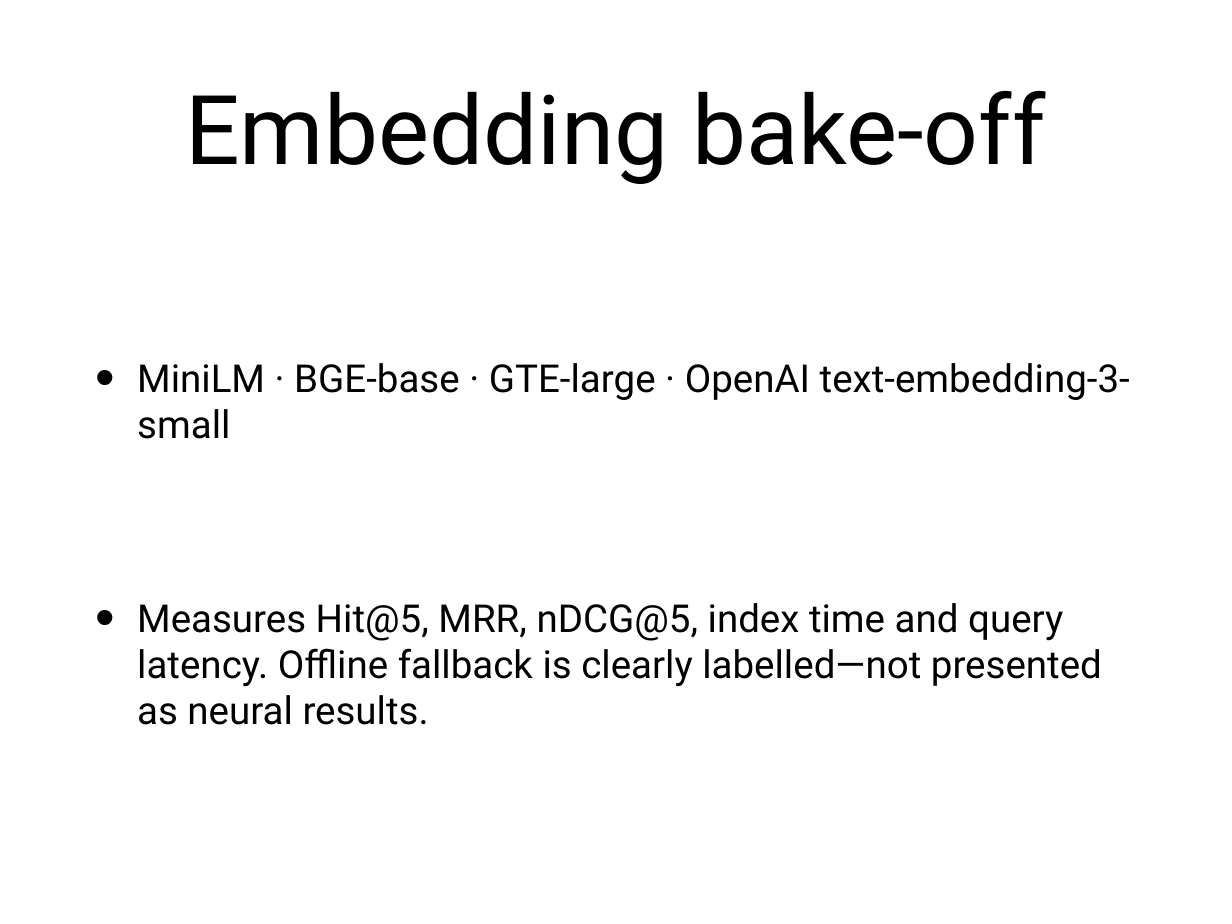
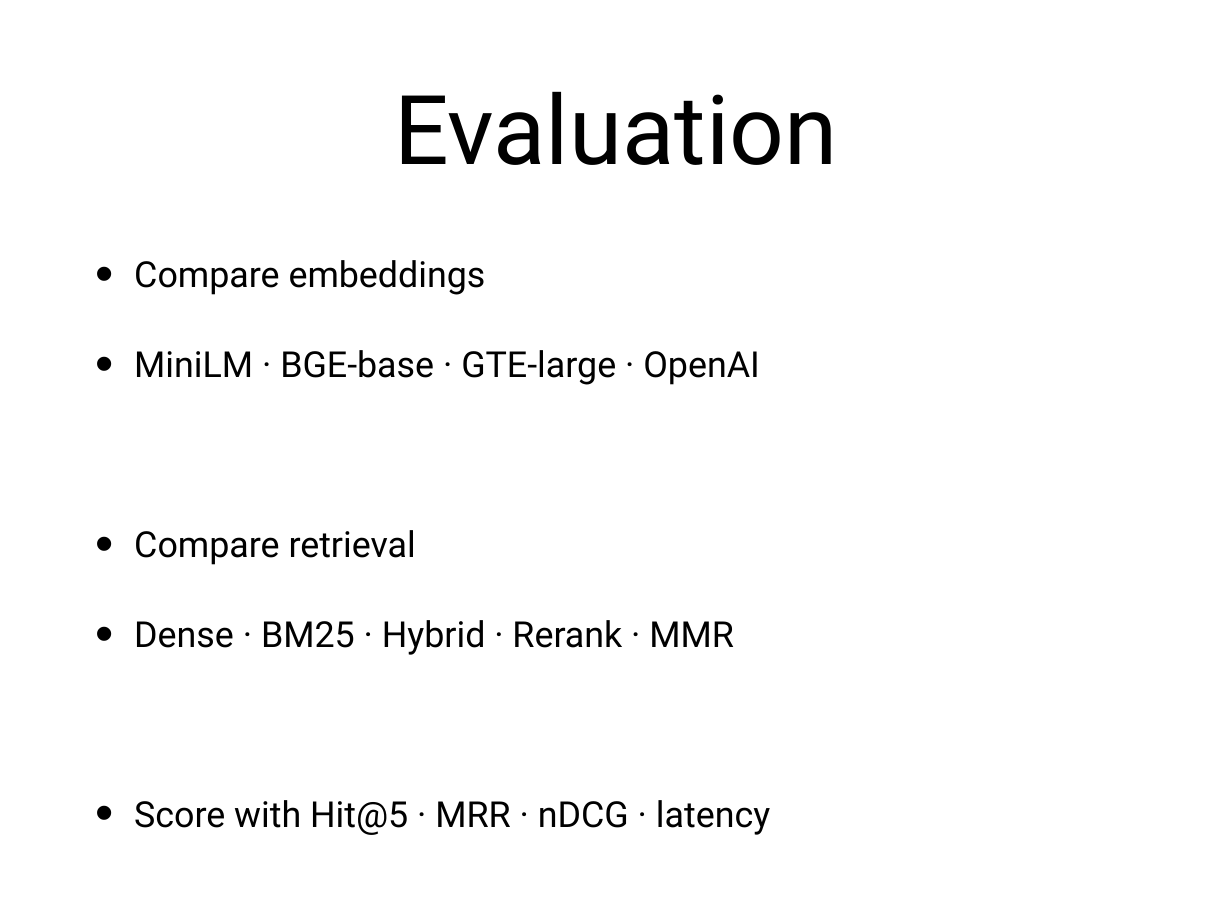
Before and after one commit to dineshshan10/Research_Paper_Capstone, a slide deck: slide 7 of docs/Research_Paper_Capstone_Presentation.pptx (slide 6 before the commit). Drawn at 1232x924 pixels with LibreOffice and Linux fonts; fonts in the diff are those of the drawing. Boxes give left, top, right and bottom in pixels: in the first picture for what was removed or moved away, otherwise in the second. Text is boxed around its words. In the diff, an @@ line names an element or a change of style, - is before the commit and + after.

```diff
--- a/docs/Research_Paper_Capstone_Presentation.pptx
+++ b/docs/Research_Paper_Capstone_Presentation.pptx
@@ title at box(394, 91, 837, 165): text changed @@
-Embedding bake-off
+Evaluation
@@ text at box(134, 260, 770, 835): text changed; size 32 to 29.8 pt @@
-• MiniLM · BGE-base · GTE-large · OpenAI text-embedding-3-small
-• Measures Hit@5, MRR, nDCG@5, index time and query latency. Offline fallback is clearly labelled—not presented as neural results.
+• Compare embeddings
+• MiniLM · BGE-base · GTE-large · OpenAI
+• Compare retrieval
+• Dense · BM25 · Hybrid · Rerank · MMR
+• Score with Hit@5 · MRR · nDCG · latency
```
Also in this commit, not shown: 4 other slides changed, 5 slides added, 5 slides removed, 1 other file.
